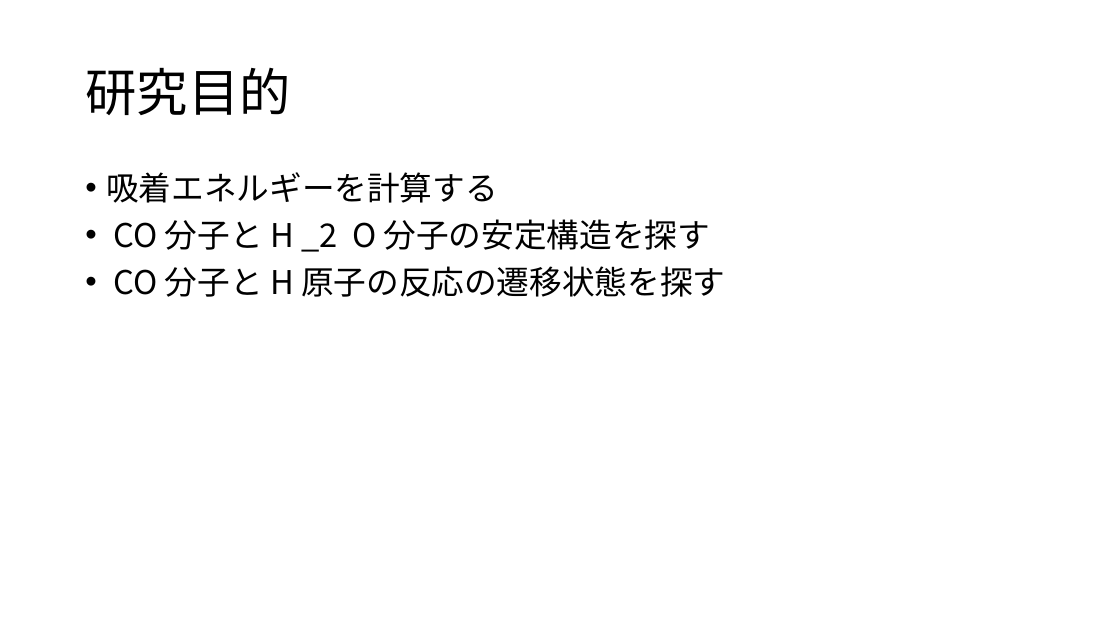
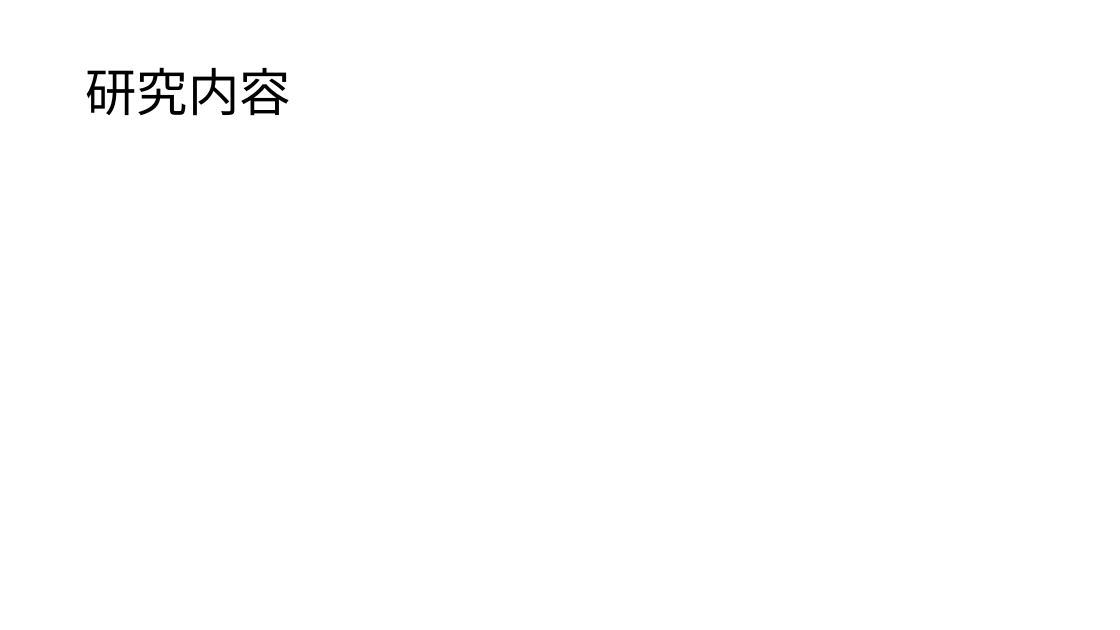
Before and after one commit to tabiseal/Qpcdata, a slide deck: slide 4 of 20230623pre.pptx (slide 5 before the commit). Drawn at 1120x630 pixels with LibreOffice and Linux fonts; fonts in the diff are those of the drawing; grey boxes stand for pictures. Boxes give left, top, right and bottom in pixels: in the first picture for what was removed or moved away, otherwise in the second. Text is boxed around its words. In the diff, an @@ line names an element or a change of style, - is before the commit and + after.

```diff
--- a/20230623pre.pptx
+++ b/20230623pre.pptx
@@ title at (85,67,290,116): text changed @@
-研究目的
+研究内容
@@ text removed at (106,172,725,297) @@
-• 吸着エネルギーを計算する
-• CO 分子と H _2 O 分子の安定構造を探す
-• CO 分子と H 原子の反応の遷移状態を探す
```
Also in this commit, not shown: 12 other slides changed, 8 slides added, 9 slides removed.
